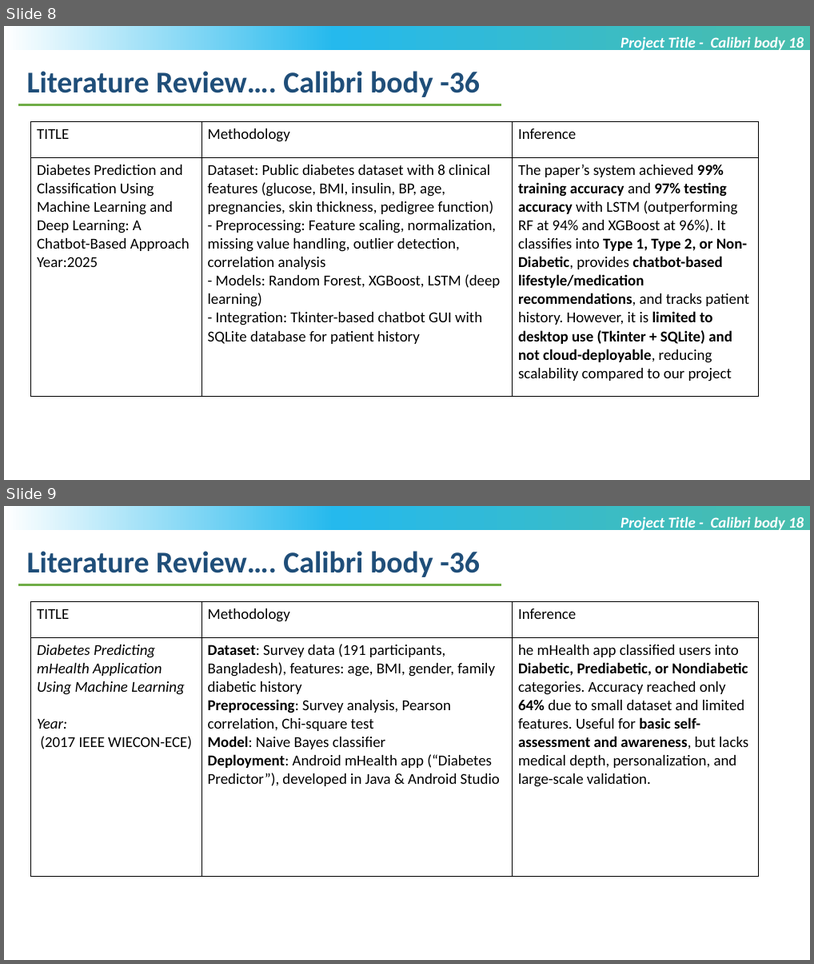
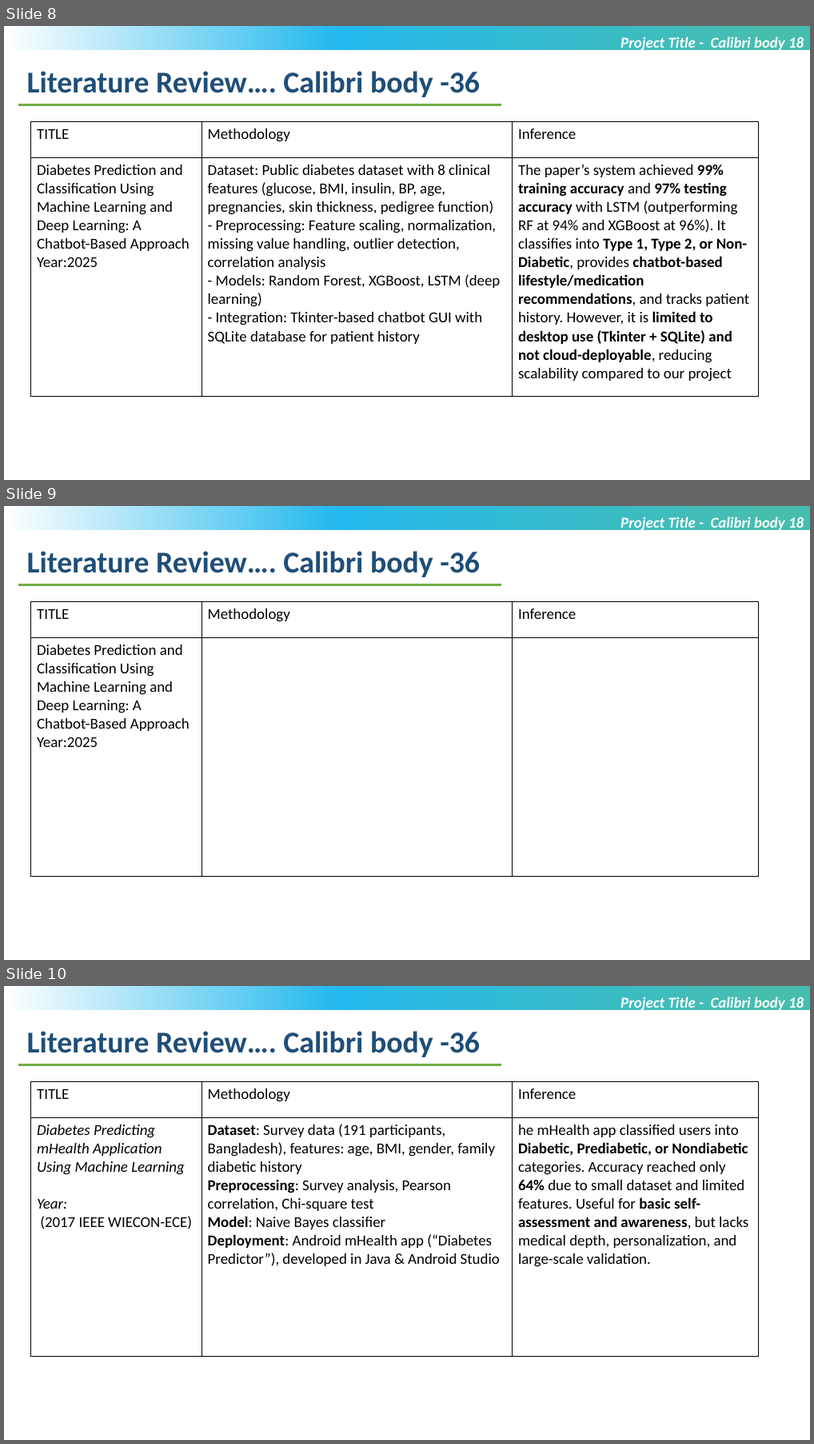
Before and after one commit to Nivyasreec/files, a slide deck: MTech_Project_PPTltim.pptx. Shown one above the other, each under a label of ours: slides 8 and 9 before the commit, slides 8, 9 and 10 after it. The pictures are 814x964 and 814x1444 pixels, drawn with LibreOffice and Linux fonts; fonts in the diff are those of the drawing; background and template pictures are left out. Boxes give left, top, right and bottom in pixels: in the first picture for what was removed or moved away, otherwise in the second. Text is boxed around its words. In the diff, an @@ line names an element or a change of style, - is before the commit and + after.

```diff
--- a/MTech_Project_PPTltim.pptx
+++ b/MTech_Project_PPTltim.pptx
@@ slide 9 added at (x1=4, y1=506, x2=810, y2=960), background #FFFFFF; not listed: 1 template element that a slide beside it also shows @@
@@ text added at (x1=621, y1=516, x2=804, y2=532), 18 pt, text #FFFFFF, bold, italic @@
+Project Title - Calibri body 18
@@ text added at (x1=27, y1=551, x2=480, y2=577), 36 pt, text #1F4E79, bold @@
+Literature Review…. Calibri body -36
@@ line added from (18, 584) to (502, 584), #70AD47 2.25 pt @@
@@ table added at (x1=30, y1=601, x2=759, y2=876), 2 rows, 3 columns @@
+TITLE | Methodology | Inference
+Diabetes Prediction and Classification Using Machine Learning and Deep Learning: A Chatbot-Based Approach / Year:2025 |  | 
@@ what was slide 9 is now slide 10 @@
```
Also in this commit, not shown: 2 slides changed.
